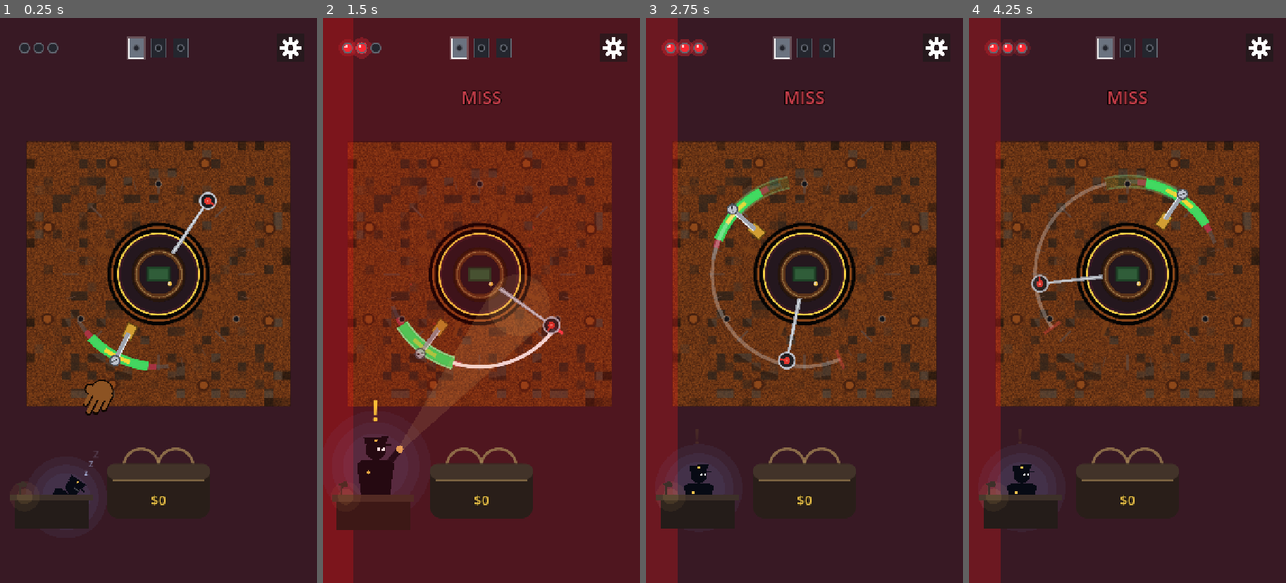
Above: before the commit, frames 1-4 (left to right).
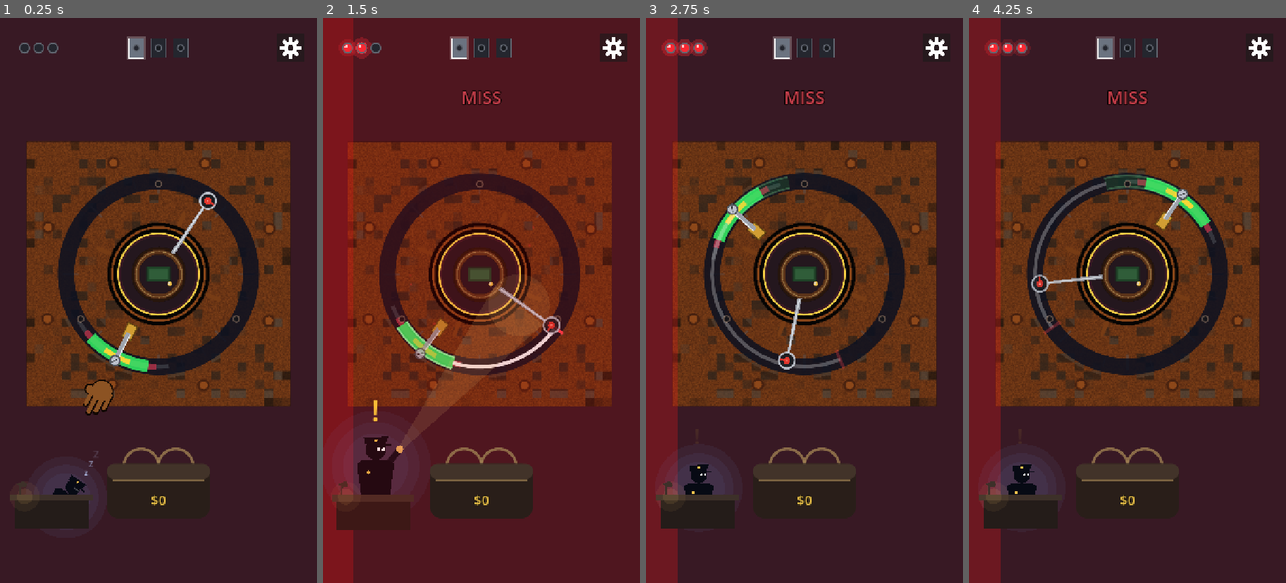
Above: after the commit, the same moments.

Repository: AvareGameStudio/loop-engine
Game: Godot game, scene res://scenes/Main.tscn
Two runs of this game, one before a commit and one after it. Both use one fixed random seed, a clock stepped at 60 frames per second and the inputs below.
Inputs (mouse positions are in pixels of both pictures, inside the frame that each line leads up to):
- Up to frame 1 (0.25 s): no input
- Up to frame 2 (1.5 s): move the mouse to (551, 272) at 0.52 s; press the mouse at (551, 272) at 0.53 s; move the mouse to (418, 328) at 1.27 s; release the mouse at (418, 328) at 1.28 s; click (418, 328) at 1.35 s
- Up to frame 3 (2.75 s): move the mouse to (836, 176) at 2.02 s; press the mouse at (836, 176) at 2.03 s
- Up to frame 4 (4.25 s): move the mouse to (1111, 413) at 2.77 s; release the mouse at (1111, 413) at 2.78 s; click (1111, 413) at 2.85 s; move the mouse to (1222, 385) at 3.52 s; press the mouse at (1222, 385) at 3.53 s

The runs differ from the first frame. In frame 1, 4.8% of the frame differs, in the area x 18-82%, y 27-64%; in frame 2, 4.5%; in frame 3, 4.8%; in frame 4, 4.8%.

Commit message:
Put the gate on a dark track and calm the rust so the dial reads at a glance
The first doors are the rustiest, so the first frames a player (or an ad
viewer) sees had the green gate lost in orange-brown noise. The gate ring
now sits on a 36 px #0B1020 track at 85%, the gate is 26 px (was 20) and
the Perfect slice 10 px (was 8). Rust pits span the middle 60% of their
colour range and flake edges glint at 0.4 instead of 0.65.

Co-Authored-By: Claude Opus 5.5 <noreply@anthropic.com>

Diff:
--- a/scripts/vfx/VaultSprites.gd
+++ b/scripts/vfx/VaultSprites.gd
@@ -74,12 +74,13 @@
 			if dist >= 58.0 and rust_cover > 0.0:
 				var flake := _unit(int(x / 10), int(y / 10))
 				if flake < rust_cover:
-					var pit := _unit(x * 3 + 11, y * 5 + 7)
+					# Pits span the middle 60% of lo..hi: 40% less noise behind the gate.
+					var pit := 0.2 + 0.6 * _unit(x * 3 + 11, y * 5 + 7)
 					var crust := rust_lo.lerp(rust_hi, pit)
 					var thick := clampf((rust_cover - flake) / 0.22, 0.35, 1.0)
 					col = col.lerp(crust, thick)
 				elif flake - rust_cover < 0.045:
-					col = col.lerp(metal.lightened(0.45), 0.65)
+					col = col.lerp(metal.lightened(0.45), 0.4)
 			img.set_pixel(x, y, col)
 	var bolt_cap := metal.lerp(rust_hi, rust_cover)
 	var bolt_sink := metal.darkened(0.55).lerp(rust_lo, rust_cover)
--- a/scripts/world/RingArena.gd
+++ b/scripts/world/RingArena.gd
@@ -93,6 +93,12 @@
 var _coach_age: float = 0.0
 ## Transparent on the piggy bank, so the opening dial is unchanged.
 var _theme_accent: Color = Color(0, 0, 0, 0)
+## Dark track under the gate ring: the door art (rust, inlays, gems) never shows through
+## where the pick travels, so the green gate reads on every door. README dark field #0B1020.
+const TRACK := Color(0.043, 0.063, 0.125, 0.85)
+const TRACK_WIDTH: float = 36.0
+const GATE_WIDTH: float = 26.0
+const PERFECT_WIDTH: float = 10.0
 ## Hot Hands fire ring, 0..1. Orange so it never competes with the golden-heist dial.
 const HOT := Color(1.0, 0.45, 0.1, 1.0)
 const HOT_CORE := Color(1.0, 0.8, 0.35, 1.0)
@@ -429,13 +435,14 @@
 		draw_circle(center, (radius - 20.0) * _door, Color(1.0, 0.78, 0.25, 0.2 + 0.55 * _door))
 	_draw_crack_light()
 
+	draw_arc(center, radius, 0.0, TAU, 96, TRACK, TRACK_WIDTH, true)
 	var near: float = float(windows.near)
 	var red_band: float = near - float(windows.good)
 	_draw_side_bands(near, near + red_band * outer_band_ratio, outer_band_color, 8.0)
 	_draw_window_arc(near, danger.lerp(Color(0.25, 0.08, 0.1, 0.55), 0.4), 12.0)
 	# The gate the pick has to hit.
-	_draw_window_arc(float(windows.good), _gate, 20.0)
-	_draw_window_arc(float(windows.perfect), Color(1.0, 0.84, 0.2, 0.95), 8.0)
+	_draw_window_arc(float(windows.good), _gate, GATE_WIDTH)
+	_draw_window_arc(float(windows.perfect), Color(1.0, 0.84, 0.2, 0.95), PERFECT_WIDTH)
 	if _bezel_flash > 0.0:
 		draw_arc(center, radius, 0.0, TAU, 64, Color(1, 1, 1, 0.35 * _bezel_flash), 6.0, true)
 	if _theme_accent.a > 0.0:
Not shown, changed: README.md
